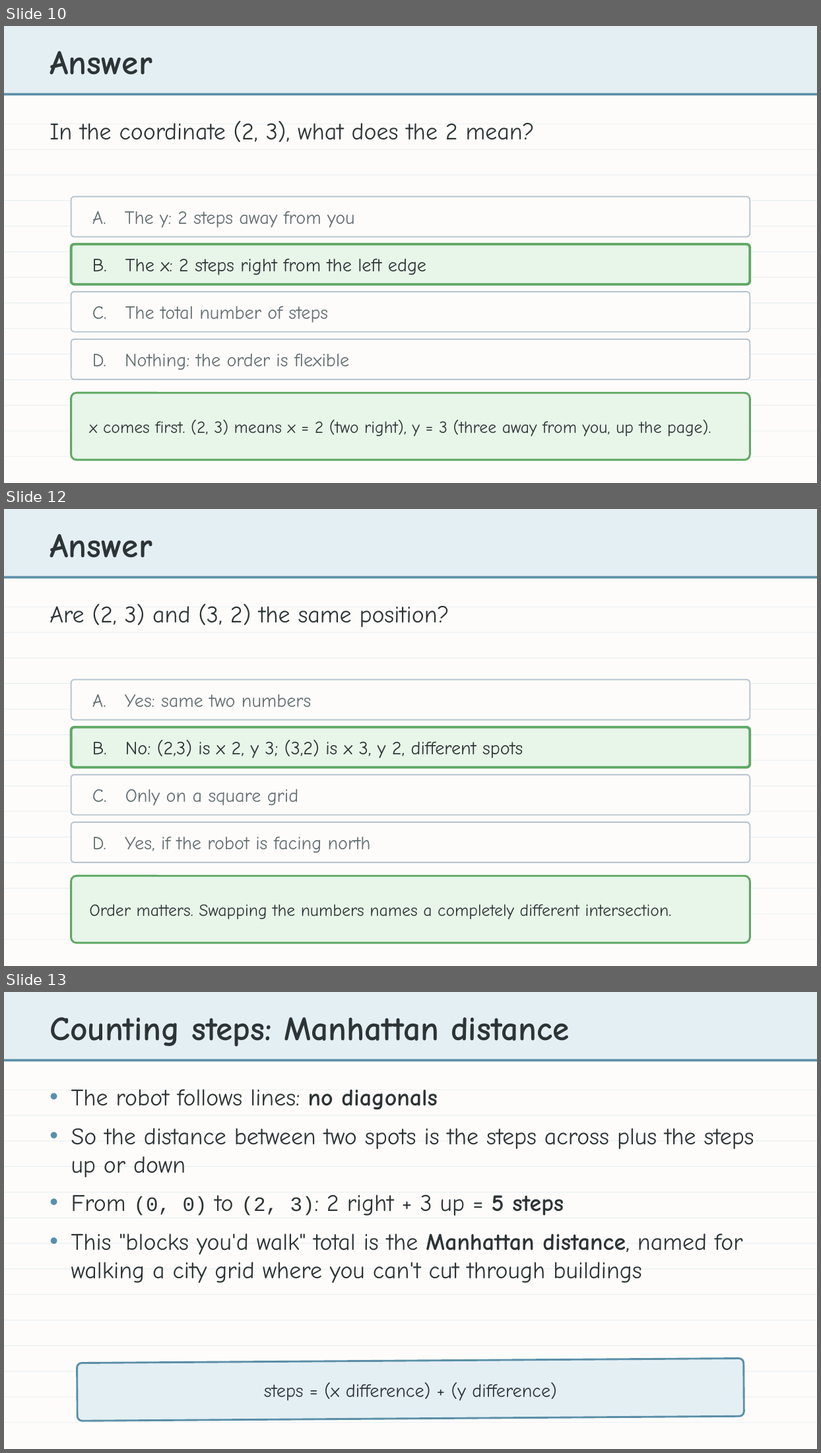
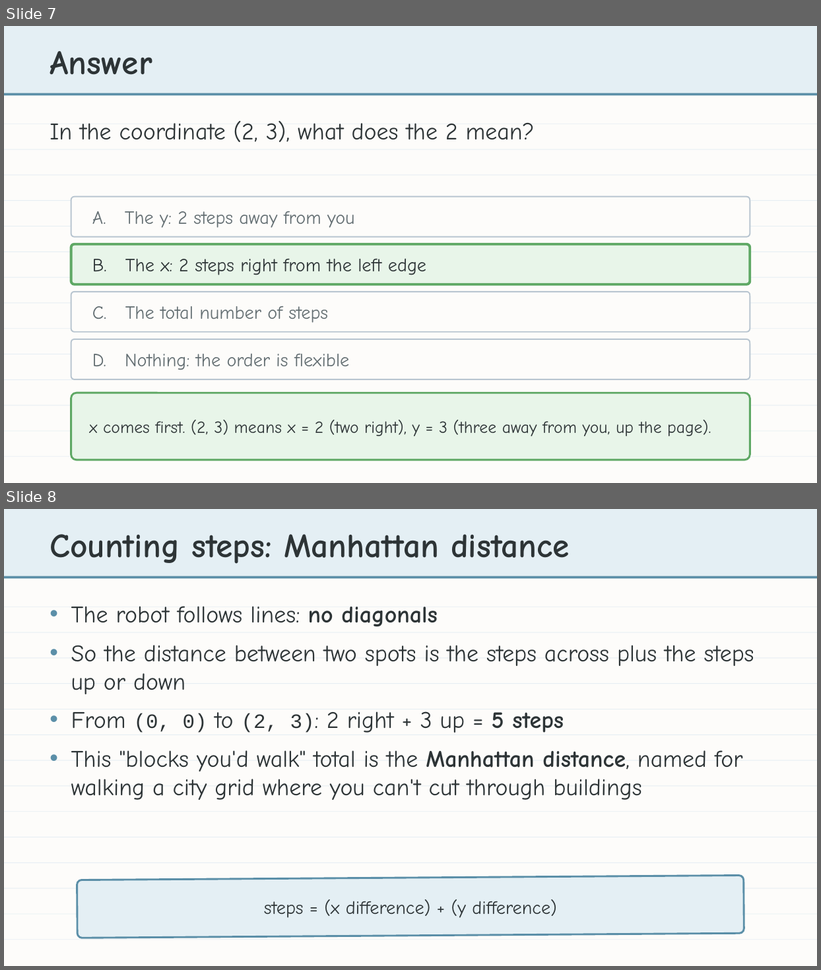
Before and after one commit to bradamiller/LearningPython, a slide deck: static/slides/module-04-manhattan/module-4-lesson-01-coordinates.pptx. Shown one above the other, each under a label of ours: slides 10, 12 and 13 before the commit, slides 7 and 8 after it; the slides between them are not shown. The pictures are 821x1453 and 821x970 pixels, drawn with LibreOffice and Linux fonts; fonts in the diff are those of the drawing. Boxes give left, top, right and bottom in pixels: in the first picture for what was removed or moved away, otherwise in the second. Text is boxed around its words. In the diff, an @@ line names an element or a change of style, - is before the commit and + after.

```diff
--- a/static/slides/module-04-manhattan/module-4-lesson-01-coordinates.pptx
+++ b/static/slides/module-04-manhattan/module-4-lesson-01-coordinates.pptx
@@ slide 12 removed at [4,509,817,966], background #FDFCFA @@
@@ rectangle removed at [4,509,817,576] @@
@@ text removed at [50,534,152,558] @@
-Answer
@@ rectangle removed at [4,576,817,578] @@
@@ rectangle removed at [4,607,817,607] @@
@@ text removed at [50,604,450,627] @@
-Are (2, 3) and (3, 2) the same position?
@@ rectangle removed at [4,632,817,633] @@
@@ rectangle removed at [4,658,817,658] @@
@@ rectangle removed at [4,683,817,684] @@
@@ rounded rectangle removed at [71,680,750,720] @@
@@ text removed at [92,694,311,707] @@
-A. Yes: same two numbers
@@ rectangle removed at [4,709,817,710] @@
@@ rectangle removed at [4,735,817,735] @@
@@ rounded rectangle removed at [71,727,750,768] @@
@@ text removed at [92,740,523,758] @@
-B. No: (2,3) is x 2, y 3; (3,2) is x 3, y 2, different spots
@@ rectangle removed at [4,760,817,761] @@
@@ rounded rectangle removed at [71,775,750,815] @@
@@ rectangle removed at [4,786,817,787] @@
@@ text removed at [92,789,298,806] @@
-C. Only on a square grid
@@ rectangle removed at [4,811,817,812] @@
@@ rounded rectangle removed at [71,823,750,863] @@
@@ rectangle removed at [4,837,817,838] @@
@@ text removed at [92,837,371,854] @@
-D. Yes, if the robot is facing north
@@ rectangle removed at [4,863,817,863] @@
@@ rounded rectangle removed at [71,876,750,943] @@
@@ rectangle removed at [4,889,817,889] @@
@@ text removed at [89,904,671,920] @@
-Order matters. Swapping the numbers names a completely different intersection.
@@ rectangle removed at [4,914,817,915] @@
@@ rectangle removed at [4,940,817,940] @@
@@ what was slide 10 is now slide 7 @@
@@ what was slide 13 is now slide 8 @@
```
Also in this commit, not shown: 1 slide changed, 4 other slides removed, 5 other files.
